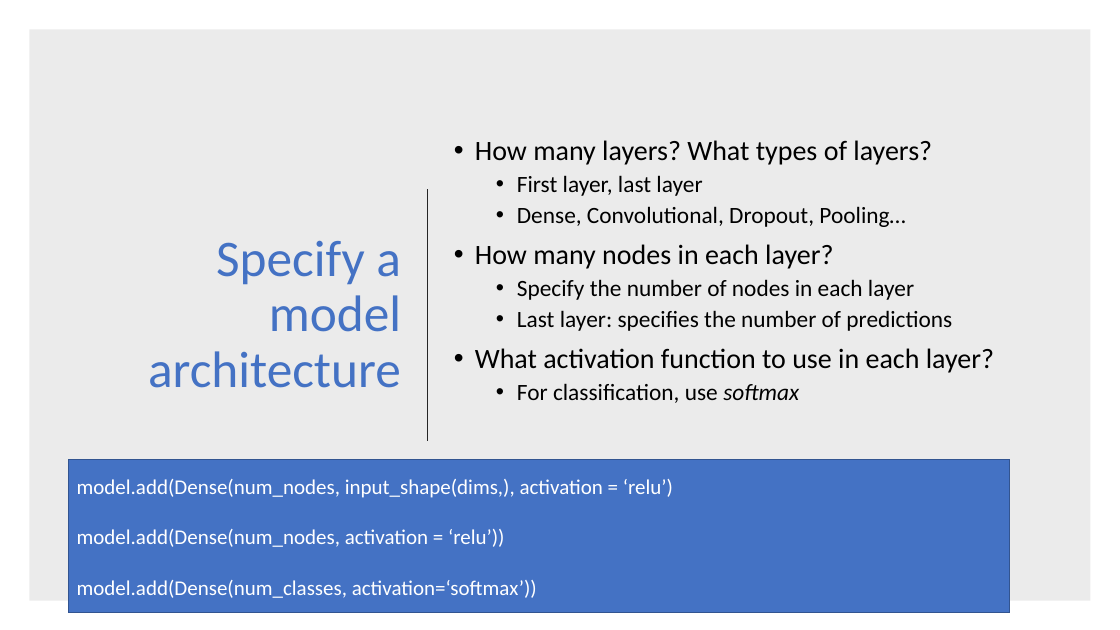
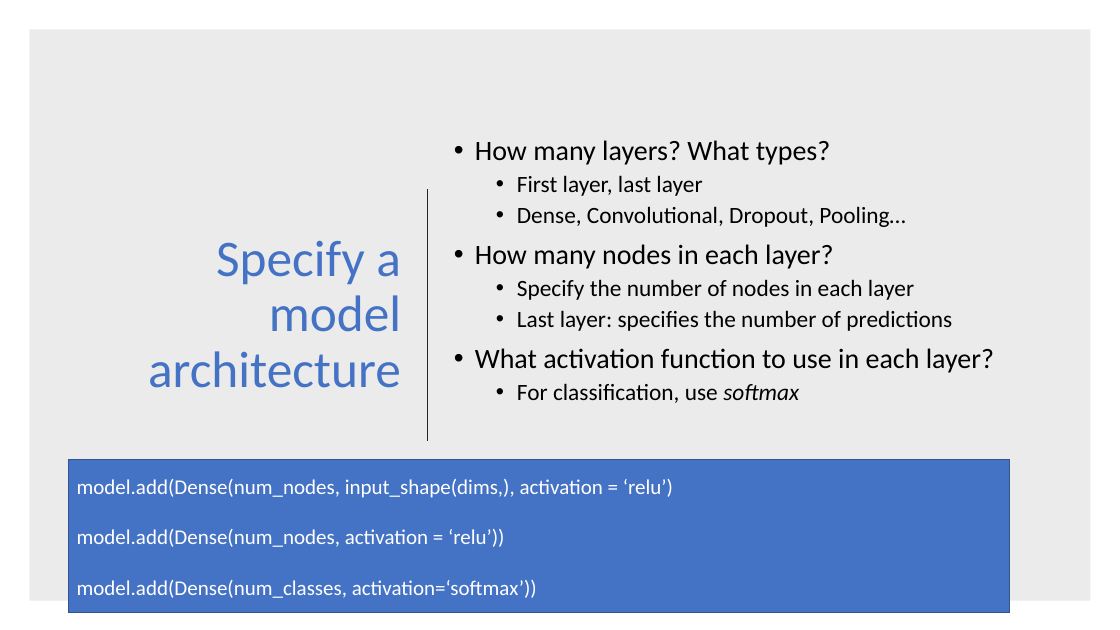
Before and after one commit to gmarchet/dnnworkshop3, a slide deck: slide 5 of day1/3.Introduction to Keras.pptx. Drawn at 1120x630 pixels with LibreOffice and Linux fonts; fonts in the diff are those of the drawing. Boxes give left, top, right and bottom in pixels: in the first picture for what was removed or moved away, otherwise in the second. Text is boxed around its words. In the diff, an @@ line names an element or a change of style, - is before the commit and + after.

Commit message:
Added GPU to setup doc, updated keras ppt

```diff
--- a/day1/3.Introduction to Keras.pptx
+++ b/day1/3.Introduction to Keras.pptx
@@ text at [475, 140, 831, 165]: text changed @@
-• How many layers? What types of layers?
+• How many layers? What types?
```
